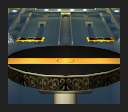
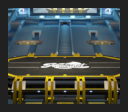
Revision of a layered 128px x 112px image; what changed, layer by layer:
added layer "Pasted Layer" above "unknown.png" over [8, 8, 120, 104]
hid "unknown.png" over [8, 8, 120, 104]
